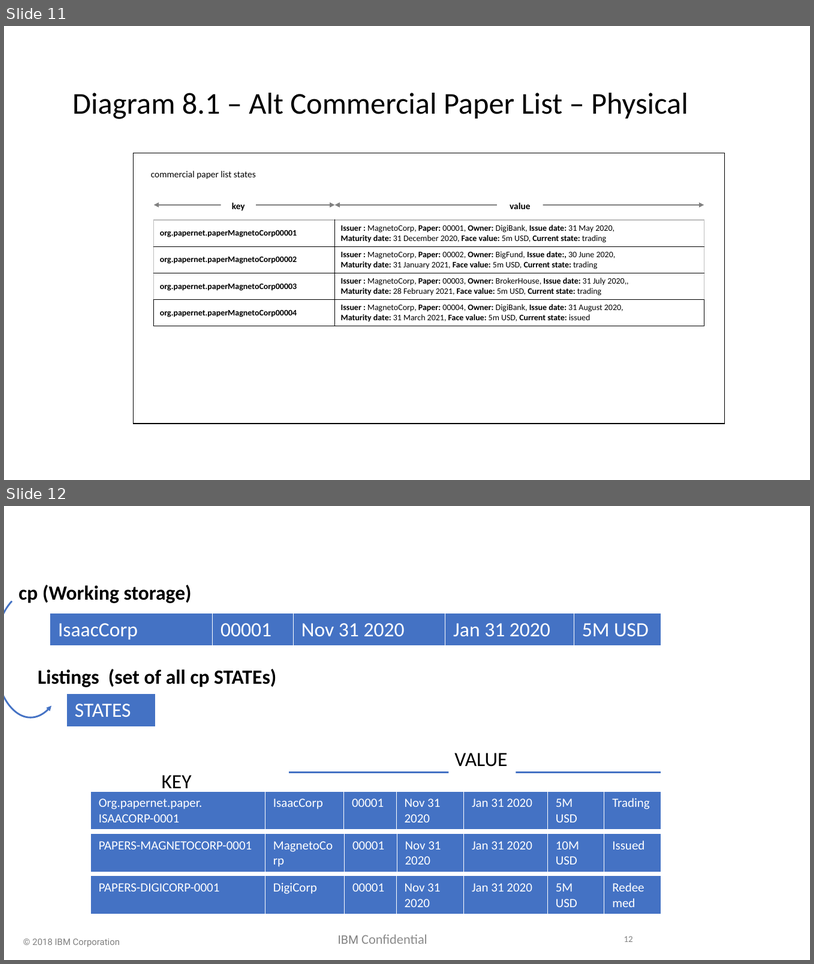
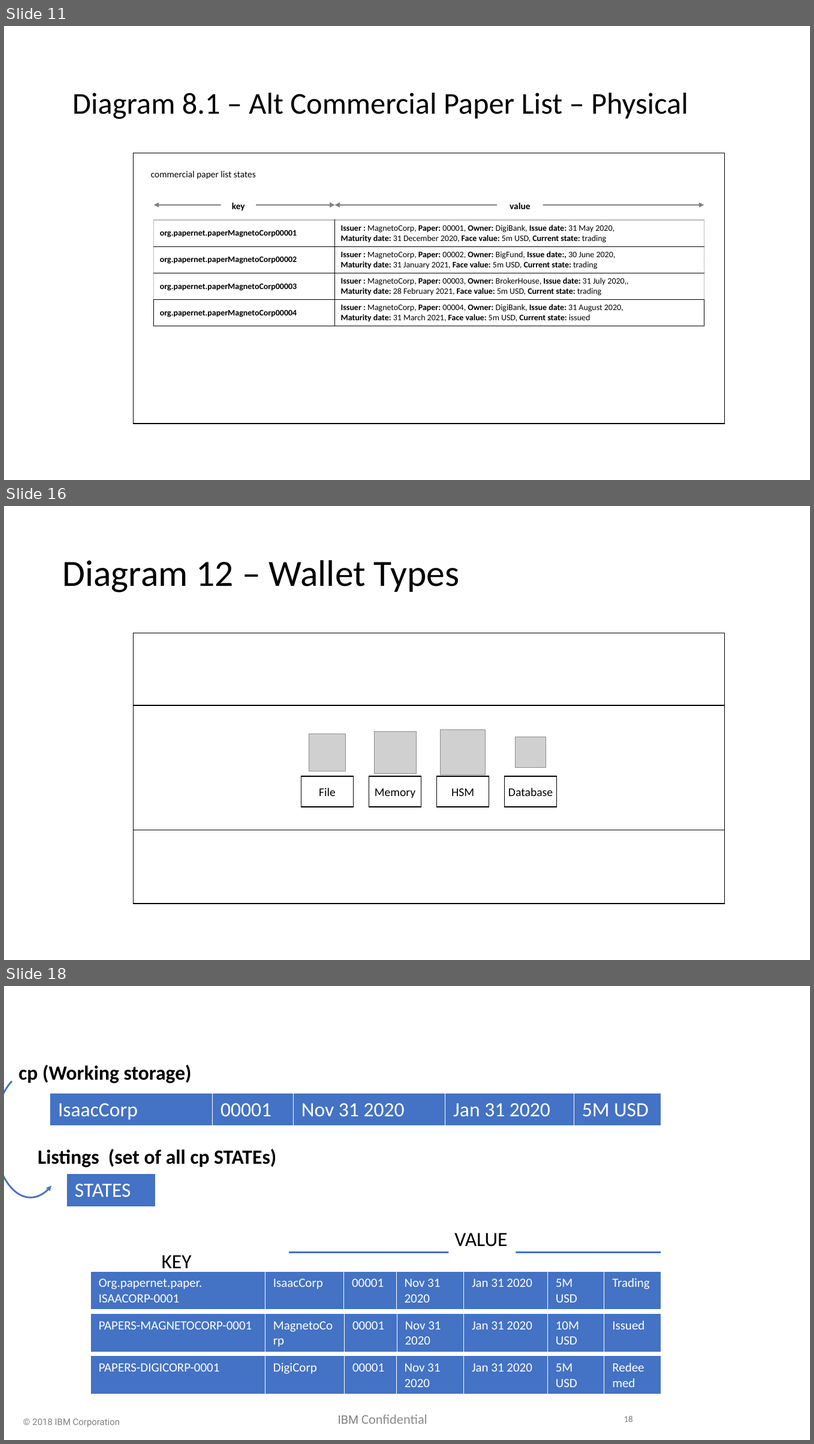
Before and after one commit to hyperledger/fabric, a slide deck: docs/source/developapps/diagrams.pptx. Shown one above the other, each under a label of ours: slides 11 and 12 before the commit, slides 11, 16 and 18 after it; the slides between them are not shown. The pictures are 814x964 and 814x1444 pixels, drawn with LibreOffice and Linux fonts; fonts in the diff are those of the drawing; grey boxes stand for pictures; background and template pictures are left out. Boxes give left, top, right and bottom in pixels: in the first picture for what was removed or moved away, otherwise in the second. Text is boxed around its words. In the diff, an @@ line names an element or a change of style, - is before the commit and + after.

Commit message:
FAB-12806 Developing Apps: Wallet topic

```diff
--- a/docs/source/developapps/diagrams.pptx
+++ b/docs/source/developapps/diagrams.pptx
@@ slide 16 added at (4,506,810,960), background #FFFFFF @@
@@ title added at (62,560,459,592), 44 pt, text #000000 @@
+Diagram 12 – Wallet Types
@@ rectangle added at (134,633,725,903), outline #000000 1 pt @@
@@ line added from (134, 705) to (725, 705), #000000 1 pt @@
@@ picture added at (309,733,346,771) @@
@@ picture added at (374,731,417,774) @@
@@ picture added at (441,730,486,775) @@
@@ picture added at (516,737,546,768) @@
@@ rectangle added at (302,777,354,807), fill #FFFFFF, outline #000000 1 pt, 14 pt, text #000000 @@
+File
@@ rectangle added at (369,777,422,807), fill #FFFFFF, outline #000000 1 pt, 14 pt, text #000000 @@
+Memory
@@ rectangle added at (437,777,489,807), fill #FFFFFF, outline #000000 1 pt, 14 pt, text #000000 @@
+HSM
@@ rectangle added at (505,777,557,807), fill #FFFFFF, outline #000000 1 pt, 14 pt, text #000000 @@
+Database
@@ line added from (134, 829) to (725, 829), #000000 1 pt @@
@@ what was slide 12 is now slide 18 @@
@@ page number at (624,1416,633,1422): text changed @@
-12
+18
```
Also in this commit, not shown: 5 other slides added, 9 other files.
